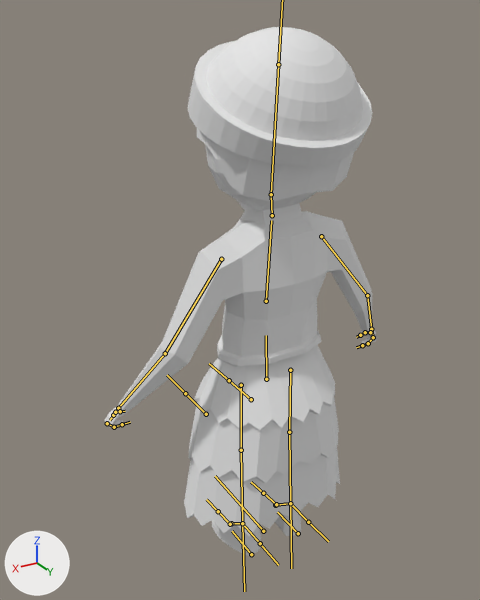
The FBX model Map/Assets/Models/Summerian_civil/summerian_civil.fbx: old version first, new version second.
Rendered twice from a 50 mm camera at (9.24, 13.91, 15.19) aimed at (0.49, -0.67, 7.9). Lighting does not change. The marker at lower left points along +X, +Y and +Z. Both versions are drawn at frame 2 of the action 'Armature|Untitled.001'; the numbers are the values there. The bones that bend it are drawn over the model as lines.
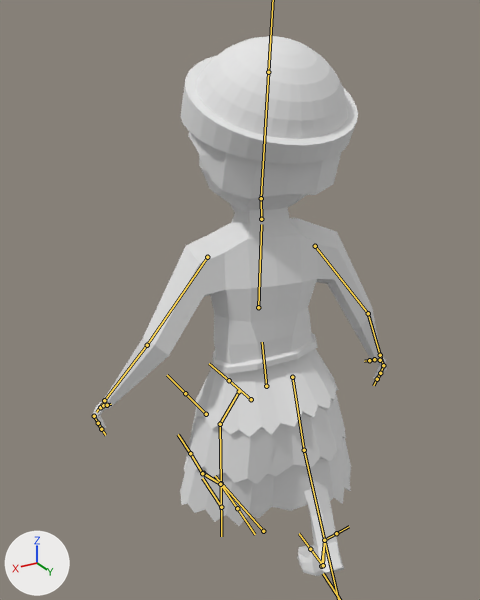
Edits to the bpy script that builds the scene:
```text
Change bone_abdomen:
    where bone_abdomen = bpy.data.objects['Armature'].pose.bones['Abdomen']  # child of 'Root'
    bone_abdomen.location: (0.0, 0.0, 0.0) -> (0.0, -0.23, -0.01)
    bone_abdomen.rotation_quaternion: (1.0, 0.0, 0.0, 0.0) -> (0.995, -0.038, -0.086, 0.028)  # degrees (0, 0, 0) -> degrees (-5, -10, 4)
Change bone_pecho:
    where bone_pecho = bpy.data.objects['Armature'].pose.bones['Pecho']  # child of 'Abdomen'
    bone_pecho.rotation_quaternion: (0.998, -0.054, -0.003, -0.013) -> (0.998, -0.028, -0.001, 0.049)  # degrees (-6, 0, -2) -> degrees (-3, 0, 6)
Change bone_cabeza:
    where bone_cabeza = bpy.data.objects['Armature'].pose.bones['Cabeza']  # child of 'Cuello'
    bone_cabeza.rotation_quaternion: (1.0, 0.0, 0.0, 0.0) -> (1.0, -0.023, 0.001, 0.004)  # degrees (0, 0, 0) -> degrees (-3, 0, 0)
Change bone_dedos1_l:
    where bone_dedos1_l = bpy.data.objects['Armature'].pose.bones['Dedos1.L']  # child of 'Mano.L'
    bone_dedos1_l.rotation_quaternion: (0.98, 0.199, 0.0, 0.0) -> (1.0, 0.0, 0.0, 0.0)  # degrees (23, 0, 0) -> degrees (0, 0, 0)
Change bone_dedos2_l:
    where bone_dedos2_l = bpy.data.objects['Armature'].pose.bones['Dedos2.L']  # child of 'Dedos1.L'
    bone_dedos2_l.rotation_quaternion: (0.936, 0.35, -0.013, -0.029) -> (1.0, 0.0, 0.0, 0.0)  # degrees (41, 0, -4) -> degrees (0, 0, 0)
Change bone_pulgar2_l:
    where bone_pulgar2_l = bpy.data.objects['Armature'].pose.bones['Pulgar2.L']  # child of 'Pulgar1.L'
    bone_pulgar2_l.rotation_quaternion: (0.969, 0.007, 0.092, -0.227) -> (1.0, 0.0, 0.0, 0.0)  # degrees (-2, 10, -27) -> degrees (0, 0, 0)
Change bone_dedos1_r:
    where bone_dedos1_r = bpy.data.objects['Armature'].pose.bones['Dedos1.R']  # child of 'Mano.R'
    bone_dedos1_r.rotation_quaternion: (0.98, 0.199, 0.0, 0.0) -> (1.0, 0.0, 0.0, 0.0)  # degrees (23, 0, 0) -> degrees (0, 0, 0)
Change bone_dedos2_r:
    where bone_dedos2_r = bpy.data.objects['Armature'].pose.bones['Dedos2.R']  # child of 'Dedos1.R'
    bone_dedos2_r.rotation_quaternion: (0.936, 0.35, 0.013, 0.029) -> (1.0, 0.0, 0.0, 0.0)  # degrees (41, 0, 4) -> degrees (0, 0, 0)
Change bone_pulgar2_r:
    where bone_pulgar2_r = bpy.data.objects['Armature'].pose.bones['Pulgar2.R']  # child of 'Pulgar1.R'
    bone_pulgar2_r.rotation_quaternion: (0.969, 0.007, -0.092, 0.227) -> (1.0, 0.0, 0.0, 0.0)  # degrees (-2, -10, 27) -> degrees (0, 0, 0)
Change bone_femur_l:
    where bone_femur_l = bpy.data.objects['Armature'].pose.bones['Femur.L']  # child of 'Abdomen'
    bone_femur_l.rotation_quaternion: (1.0, 0.001, 0.005, -0.005) -> (0.935, -0.334, -0.119, -0.025)  # degrees (0, 1, -1) -> degrees (-40, -14, 2)
Change bone_tibia_l:
    where bone_tibia_l = bpy.data.objects['Armature'].pose.bones['Tibia.L']  # child of 'Femur.L'
    bone_tibia_l.rotation_quaternion: (1.0, -0.002, 0.0, 0.0) -> (0.979, 0.205, 0.0, 0.0)  # degrees (0, 0, 0) -> degrees (24, 0, 0)
Change bone_femur_r:
    where bone_femur_r = bpy.data.objects['Armature'].pose.bones['Femur.R']  # child of 'Abdomen'
    bone_femur_r.rotation_quaternion: (1.0, 0.001, -0.005, 0.005) -> (0.984, 0.158, -0.075, -0.037)  # degrees (0, -1, 1) -> degrees (19, -8, -6)
Change bone_tibia_r:
    where bone_tibia_r = bpy.data.objects['Armature'].pose.bones['Tibia.R']  # child of 'Femur.R'
    bone_tibia_r.rotation_quaternion: (1.0, -0.002, 0.0, 0.0) -> (0.999, 0.044, 0.0, 0.0)  # degrees (0, 0, 0) -> degrees (5, 0, 0)
Change bone_pierna_control_l:
    where bone_pierna_control_l = bpy.data.objects['Armature'].pose.bones['Pierna_Control.L']  # child of 'Root'
    bone_pierna_control_l.location: (0.0, 0.0, 0.0) -> (0.29, 2.35, -0.02)
    bone_pierna_control_l.rotation_quaternion: (1.0, 0.0, 0.0, 0.0) -> (0.963, 0.256, 0.022, 0.084)  # degrees (0, 0, 0) -> degrees (30, 0, 10)
Change bone_dedospie_l:
    where bone_dedospie_l = bpy.data.objects['Armature'].pose.bones['DedosPie.L']  # child of 'Pie.L'
    bone_dedospie_l.rotation_quaternion: (1.0, 0.0, 0.012, 0.019) -> (0.996, 0.087, 0.001, 0.025)  # degrees (0, 1, 2) -> degrees (10, 0, 3)
Change bone_pierna_control_r:
    where bone_pierna_control_r = bpy.data.objects['Armature'].pose.bones['Pierna_Control.R']  # child of 'Root'
    bone_pierna_control_r.location: (0.0, 0.0, 0.0) -> (-0.52, -2.89, 0.0)
    bone_pierna_control_r.rotation_quaternion: (1.0, 0.0, 0.0, 0.0) -> (0.996, 0.0, 0.0, -0.087)  # degrees (0, 0, 0) -> degrees (0, 0, -10)
Change bone_pie_r:
    where bone_pie_r = bpy.data.objects['Armature'].pose.bones['Pie.R']  # child of 'Pierna_Control.R'
    bone_pie_r.location: (0.04, 0.0, 0.0) -> (0.0, 0.37, 0.76)
    bone_pie_r.rotation_quaternion: (1.0, -0.001, 0.0, 0.023) -> (0.902, -0.431, 0.0, -0.001)  # degrees (0, 0, 3) -> degrees (-51, 0, 0)
Change bone_dedospie_r:
    where bone_dedospie_r = bpy.data.objects['Armature'].pose.bones['DedosPie.R']  # child of 'Pie.R'
    bone_dedospie_r.rotation_quaternion: (1.0, 0.0, -0.012, -0.019) -> (0.902, 0.43, -0.026, -0.002)  # degrees (0, -1, -2) -> degrees (51, -3, -1)
```

Changed parts and their boxes [x1, y1, x2, y2] in the pictures (480 x 600 px):
'Cube.003', posed (8% wider): before [104, 27, 377, 556]; after [93, 36, 387, 576]
bone 'Abdomen', root to tip: before (266, 379) to (266, 335); after (266, 386) to (262, 342)
bone 'Pecho', root to tip: before (266, 301) to (271, 220); after (258, 307) to (261, 224)
bone 'Cabeza', root to tip: before (271, 194) to (278, 64); after (261, 198) to (268, 72)
bone 'Dedos1.L', root to tip: before (107, 423) to (114, 427); after (94, 416) to (98, 423)
bone 'Dedos2.L', root to tip: before (114, 427) to (122, 424); after (98, 423) to (101, 429)
bone 'Pulgar2.L', root to tip: before (115, 412) to (120, 411); after (103, 405) to (107, 405)
bone 'Dedos1.R', root to tip: before (373, 337) to (368, 343); after (383, 365) to (380, 373)
bone 'Dedos2.R', root to tip: before (368, 343) to (362, 345); after (380, 373) to (377, 379)
bone 'Pulgar2.R', root to tip: before (365, 332) to (360, 335); after (374, 359) to (369, 360)
bone 'Femur.L', root to tip: before (241, 385) to (241, 450); after (239, 391) to (220, 424)
bone 'Tibia.L', root to tip: before (241, 450) to (242, 523); after (220, 424) to (221, 483)
bone 'Femur.R', root to tip: before (290, 370) to (289, 432); after (292, 377) to (304, 450)
bone 'Tibia.R', root to tip: before (289, 432) to (290, 503); after (304, 450) to (324, 540)
bone 'Pierna_Control.L', root to tip: before (251, 554) to (232, 531); after (221, 507) to (202, 478)
bone 'DedosPie.L', root to tip: before (230, 524) to (218, 511); after (202, 473) to (190, 453)
bone 'Pie.R', root to tip: before (290, 503) to (276, 504); after (324, 540) to (323, 565)
bone 'DedosPie.R', root to tip: before (276, 504) to (263, 493); after (323, 565) to (310, 549)
